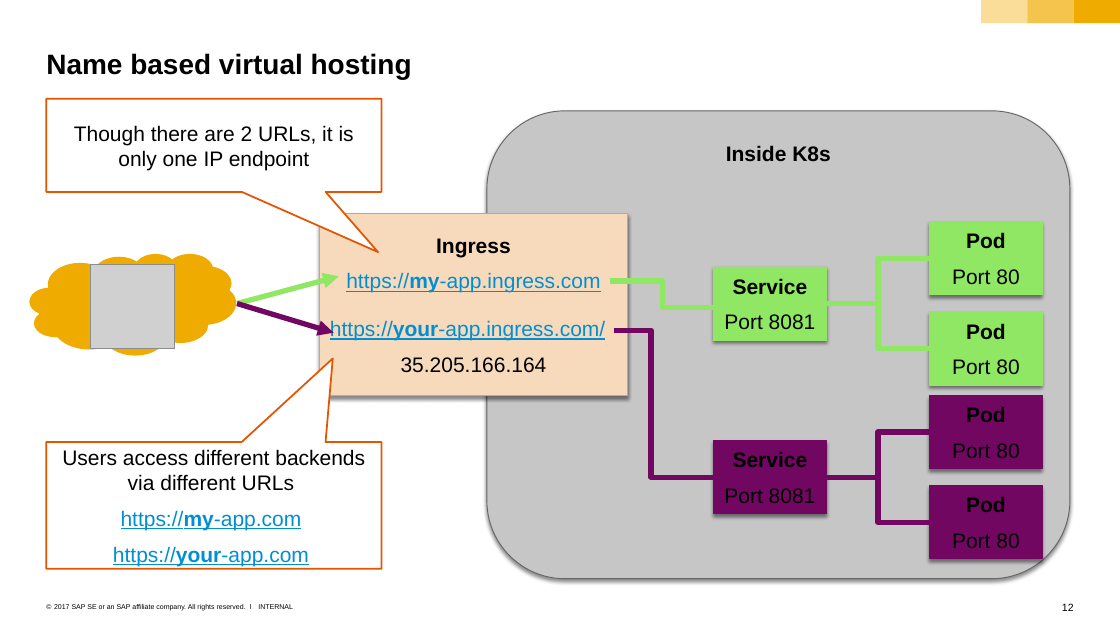
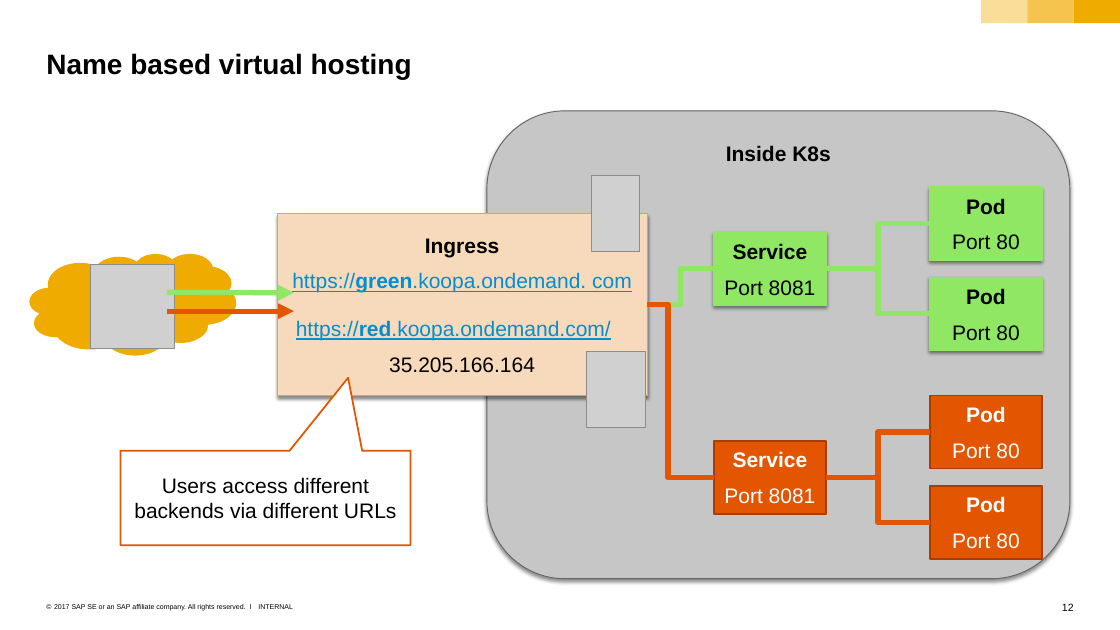
Before and after one commit to cuijiyao01/docker-k8s-training, a slide deck: slide 12 of kubernetes/09_ingress.pptx. Drawn at 1120x630 pixels with LibreOffice and Linux fonts; fonts in the diff are those of the drawing; grey boxes stand for pictures. Boxes give left, top, right and bottom in pixels: in the first picture for what was removed or moved away, otherwise in the second. Text is boxed around its words. In the diff, an @@ line names an element or a change of style, - is before the commit and + after.

Commit message:
added koopas

```diff
--- a/kubernetes/09_ingress.pptx
+++ b/kubernetes/09_ingress.pptx
@@ speech box removed at box(46, 98, 381, 191) @@
-Though there are 2 URLs, it is only one IP endpoint
@@ picture added at box(591, 175, 639, 251) @@
@@ rectangle "Ingress": place and size @@
-rectangle "Ingress" at box(319, 213, 628, 395)
+rectangle "Ingress" at box(277, 213, 647, 395)
@@ elbow line moved from (714, 307) - (610, 280) to (714, 269) - (647, 304) @@
@@ 3 rectangles, 2 elbow lines: place and size @@
-3 rectangles, 2 elbow lines at box(714, 222, 1042, 385)
+3 rectangles, 2 elbow lines at box(714, 187, 1042, 350)
@@ arrow moved from (237, 303) - (338, 276) to (167, 292) - (294, 293) @@
@@ text in rectangle at box(292, 272, 632, 341): text changed @@
-https://my-app.ingress.com
-https://your-app.ingress.com/
+https://green.koopa.ondemand. com
+https://red.koopa.ondemand.com/
@@ arrow moved from (237, 303) - (333, 332) to (167, 311) - (294, 311) @@
@@ arrow (167, 311) - (294, 311): stroke #710761 4.5 pt to #E35500 4.5 pt @@
@@ elbow line moved from (614, 330) - (762, 477) to (647, 304) - (714, 477) @@
@@ elbow line (647, 304) - (714, 477): stroke #710761 4.5 pt to #E35500 4.5 pt @@
@@ picture added at box(586, 351, 646, 427) @@
@@ elbow line (826, 477) - (929, 432): stroke #710761 4.5 pt to #E35500 4.5 pt @@
@@ speech box "Users access different backends via ...": place and size @@
-speech box "Users access different backends via ..." at box(46, 442, 381, 568)
+speech box "Users access different backends via ..." at box(120, 450, 410, 545)
@@ speech box "Users access different backends via ..." at box(120, 450, 410, 545): proportions changed @@
@@ elbow line (826, 477) - (929, 522): stroke #710761 4.5 pt to #E35500 4.5 pt @@
@@ text colour #000000 to #FFFFFF; fill #710761 to #E35500; outline #710761 0.79 pt to #A83F00 1.5 pt; shadow off in 3 elements at box(714, 441, 826, 514), box(929, 395, 1042, 468), box(929, 485, 1042, 558) @@
@@ text in speech box at box(113, 510, 309, 566): paragraphs removed @@
-https://my-app.com
-https://your-app.com
```
Also in this commit, not shown: 3 other slides changed.
